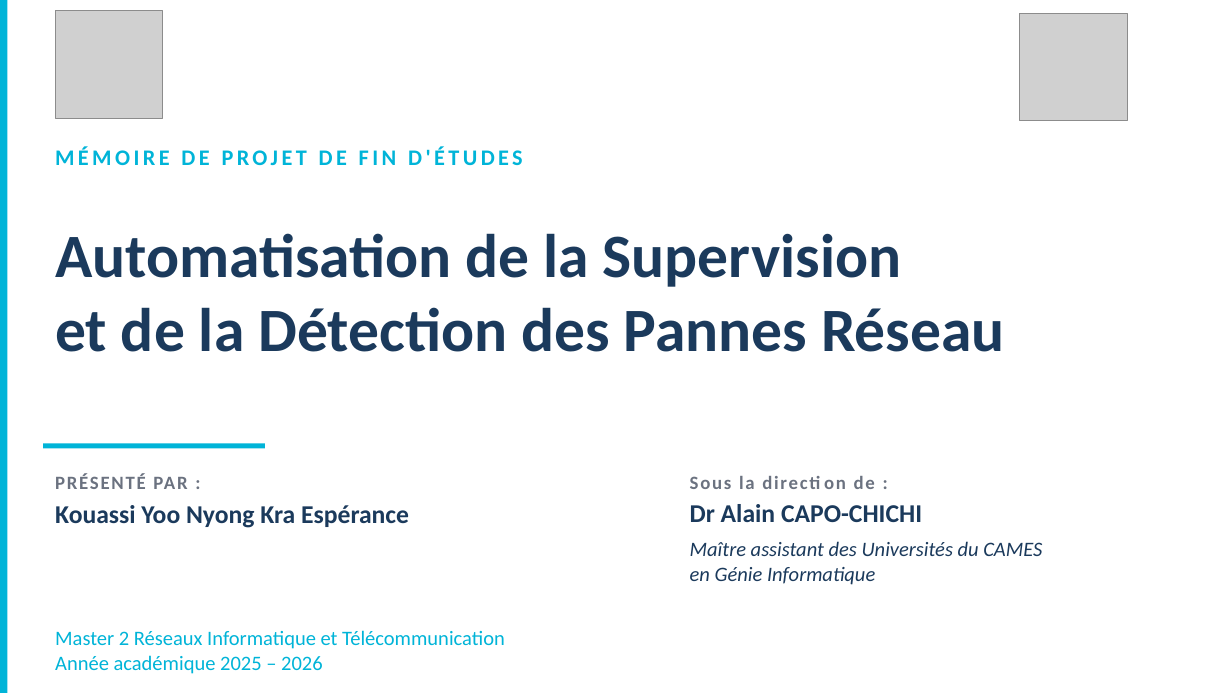
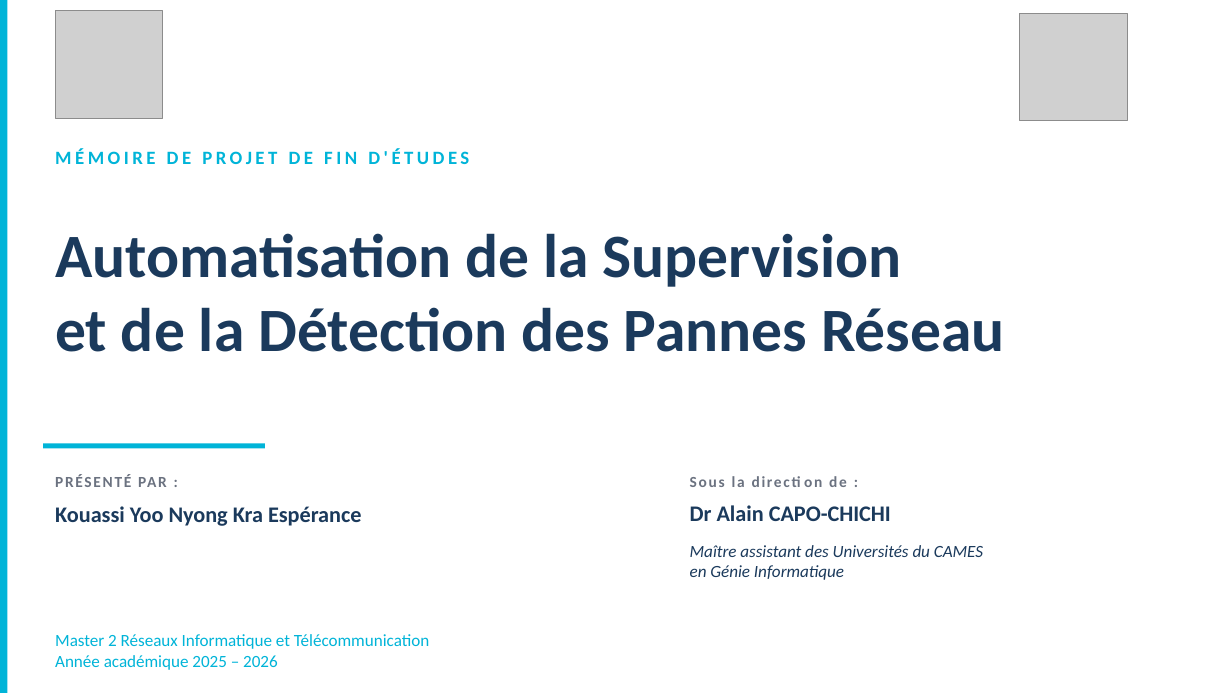
Before and after one commit to esperanceykouassi-bit/Supervision-reseau, a slide deck: slide 1 of soutenance/KOUASSI_YOO.pptx. Drawn at 1232x693 pixels with LibreOffice and Linux fonts; fonts in the diff are those of the drawing; grey boxes stand for pictures. Boxes give left, top, right and bottom in pixels: in the first picture for what was removed or moved away, otherwise in the second. Text is boxed around its words. In the diff, an @@ line names an element or a change of style, - is before the commit and + after.

```diff
--- a/soutenance/KOUASSI_YOO.pptx
+++ b/soutenance/KOUASSI_YOO.pptx
@@ text "MÉMOIRE DE PROJET DE FIN ..." at bbox=[55, 149, 469, 164]: size 13 to 11 pt @@
@@ text "PRÉSENTÉ PAR :" at bbox=[43, 466, 536, 498]: size 11 to 9 pt @@
@@ text "Sous la direction de :" at bbox=[678, 466, 1170, 498]: size 11 to 9 pt @@
@@ text "Kouassi Yoo Nyong Kra Espérance" at bbox=[55, 506, 362, 526]: size 15 to 13 pt @@
@@ text "Dr Alain CAPO-CHICHI" at bbox=[690, 505, 891, 521]: size 15 to 13 pt @@
@@ text "Maître assistant des Universités du ..." at bbox=[690, 545, 983, 580]: size 12 to 10 pt @@
@@ text "Master 2 Réseaux Informatique et ..." at bbox=[55, 634, 429, 670]: size 12 to 10 pt @@
```
Also in this commit, not shown: 14 other slides changed, 1 slide added, 1 slide removed.
